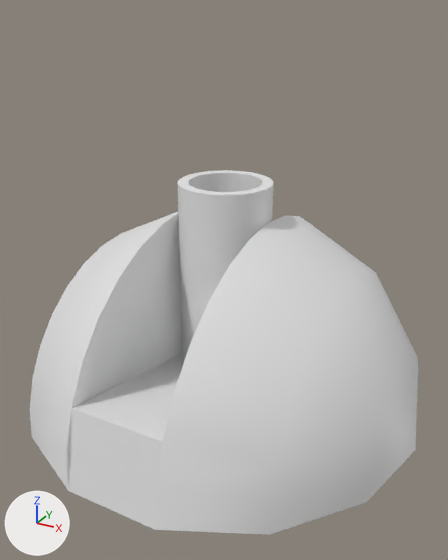
The FBX model TowerDefense/Assets/Blender/fort_a.fbx, before and after one commit.
One viewpoint serves both versions: a camera (50 mm lens) standing at (1.34, -2.45, 1.87) and looking at (0.04, -0.08, 0.69). Every picture has the same lights, and +X, +Y and +Z are marked at lower left. Where no turn or scale is listed for an object, it has been applied to the vertices.
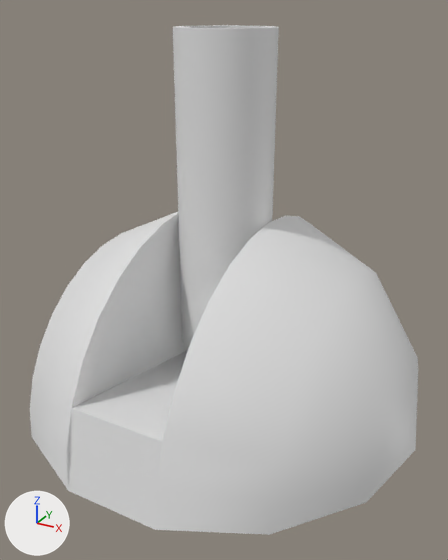
What differs and where, as boxes [x1, y1, x2, y2] in the pictures (448 x 560 px):
'Cylinder', reshaped, moved: before [177, 170, 274, 360]; after [173, 25, 279, 350]

The change, as a diff of the scene's bpy script:
```diff
--- a/TowerDefense/Assets/Blender/fort_a.fbx.py
+++ b/TowerDefense/Assets/Blender/fort_a.fbx.py
@@ me_cylinder_001 @@
 me_cylinder_001.from_pydata(...)  # 144 vertices, 76 faces; spans x -0.22..0.22, y -0.22..0.22, z -0.5..0.5
 # used by ob_cylinder; location = (0.0, 0.0, 0.636)
+# me_cylinder_001 part 1: all 72 vertices in x -0.22..0.22, y -0.22..0.22, z 0.5 are moved by (0.0, 0.0, 0.479)
@@ ob_cylinder @@
 ob_cylinder = bpy.data.objects.new('Cylinder', me_cylinder_001)
-ob_cylinder.location = (0.0, 0.0, 0.636)
+ob_cylinder.location = (0.0, 0.0, 0.816)
```
